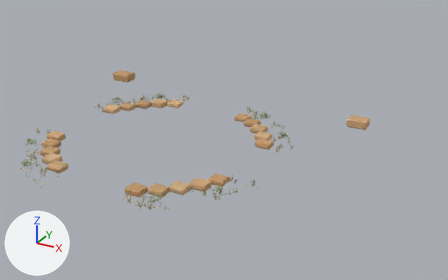
The glTF model rust/crates/bbq_app/assets/models/smoko_surroundings.glb as it was, and as the next commit left it.
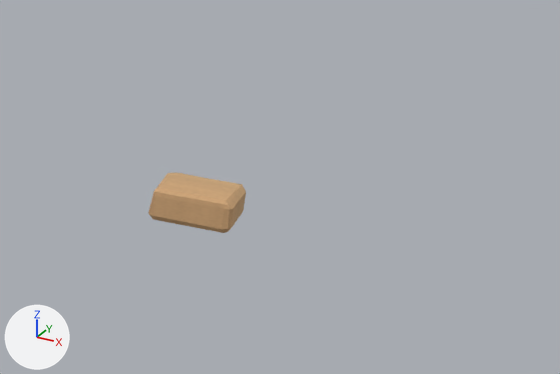
Each version is shown whole from a camera (50 mm lens) standing at (21.58, -40.44, 16.44) and looking at (3.21, -7.04, -0.26), then close up on the part from 69% to 100% of the width and 26% to 59% of the height. Every picture has the same lights, and +X, +Y and +Z are marked at lower left. The first two pictures are the older version.

The first close-up shows 'Arena entrance surroundings.003'.
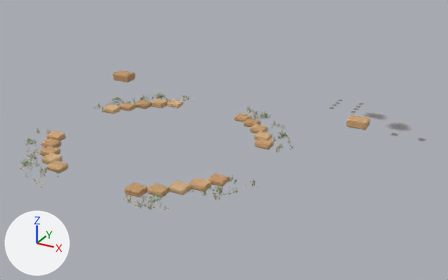
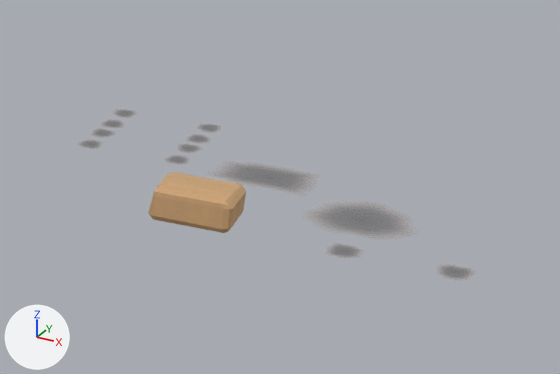
The edits, one by one:
Mesh me_east_gum_and_picnic_ground_wear is new.
It has 1548 vertices, 2688 faces and spans x 7.41..15.25, y -1.58..3.72, z -0.01.
It uses material mat_entrance_dust_feather_003.
Object 'East gum and picnic ground wear' (ob_east_gum_and_picnic_ground_wear) is new; it shows me_east_gum_and_picnic_ground_wear.
Its location is (0.0, 0.0, 0.0).

Changed parts and their boxes (x1, y1, x2, y2) in the close-ups (560 x 374 px):
'East gum and picnic ground wear', added: after (83, 111, 467, 277)
